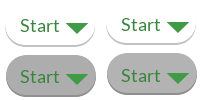
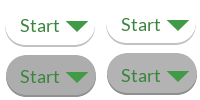
Layered file, before and after one edit (200x100). Changes by layer:
added layer "Pasted Layer #3" above "Start copy" over [65, 20, 190, 83]
painted on "Start copy" over [65, 22, 190, 85]
